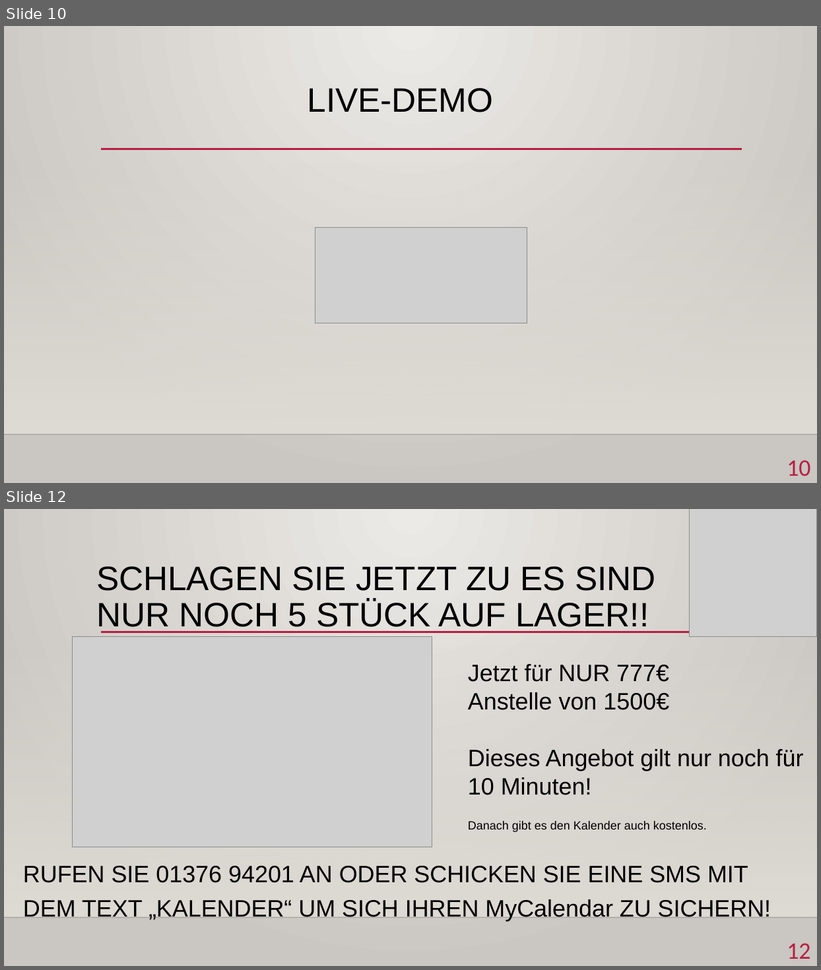
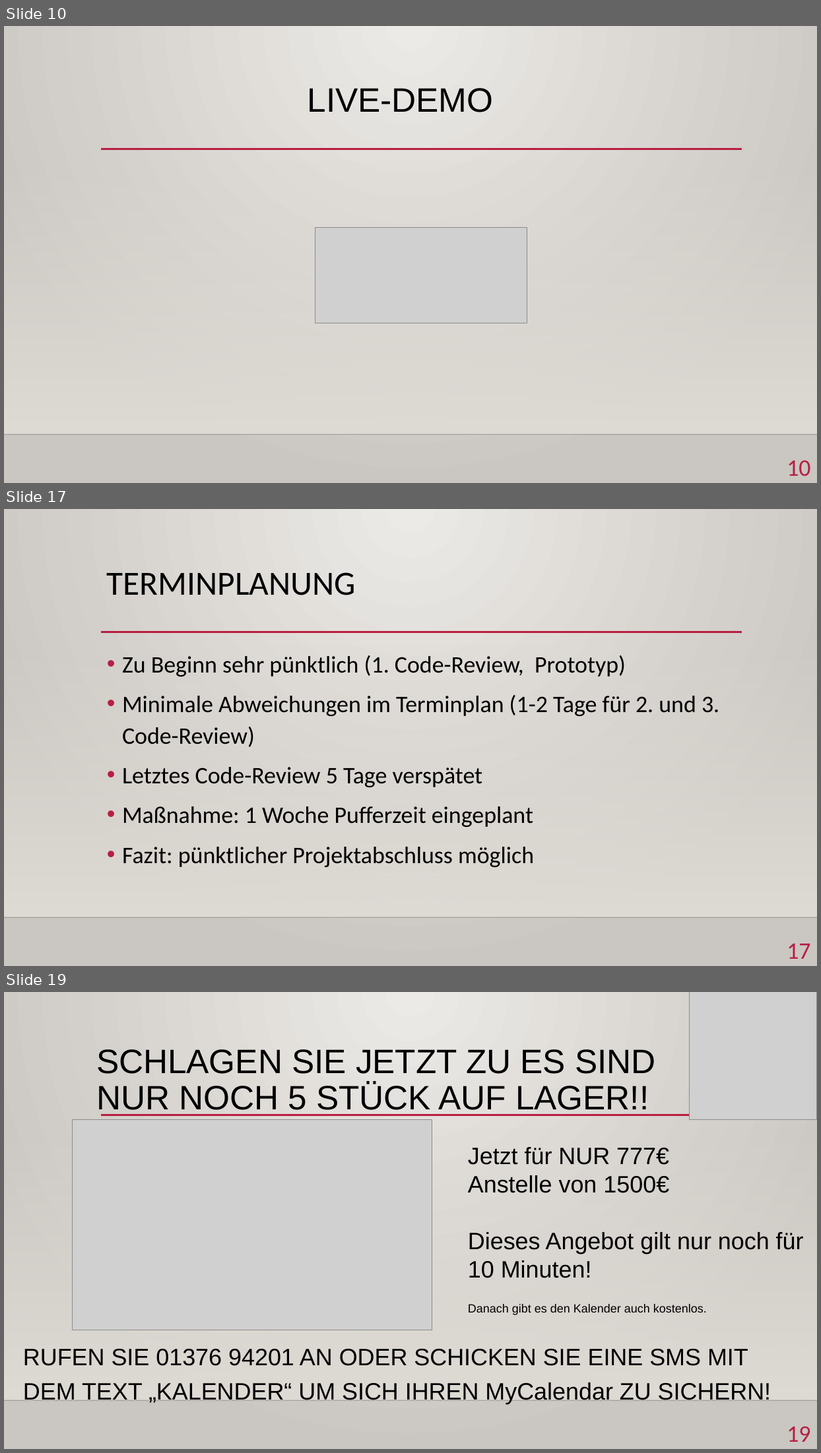
Before and after one commit to yschiebelhut/Geburtstagskalender, a slide deck: MyCalendar.pptx. Shown one above the other, each under a label of ours: slides 10 and 12 before the commit, slides 10, 17 and 19 after it; the slides between them are not shown. The pictures are 821x970 and 821x1453 pixels, drawn with LibreOffice and Linux fonts; fonts in the diff are those of the drawing; grey boxes stand for pictures; background and template pictures are left out. Boxes give left, top, right and bottom in pixels: in the first picture for what was removed or moved away, otherwise in the second. Text is boxed around its words. In the diff, an @@ line names an element or a change of style, - is before the commit and + after.

```diff
--- a/MyCalendar.pptx
+++ b/MyCalendar.pptx
@@ slide 17 added at bbox=[4, 509, 817, 966], background gradient #ECEAE7 to #CAC7C1; not listed: 3 template elements that a slide beside it also shows @@
@@ title added at bbox=[107, 572, 356, 595], 40 pt, text #000000 @@
+TERMINPLANUNG
@@ text added at bbox=[122, 656, 719, 867], 28 pt, text #000000 @@
+• Zu Beginn sehr pünktlich (1. Code-Review, Prototyp)
+• Minimale Abweichungen im Terminplan (1-2 Tage für 2. und 3. Code-Review)
+• Letztes Code-Review 5 Tage verspätet
+• Maßnahme: 1 Woche Pufferzeit eingeplant
+• Fazit: pünktlicher Projektabschluss möglich
@@ page number added at bbox=[787, 944, 811, 959], 28 pt, text #B71E42 @@
+17
@@ what was slide 12 is now slide 19 @@
@@ page number at bbox=[787, 1426, 811, 1442]: text changed @@
-12
+19
```
Also in this commit, not shown: 1 slide changed, 6 other slides added.
